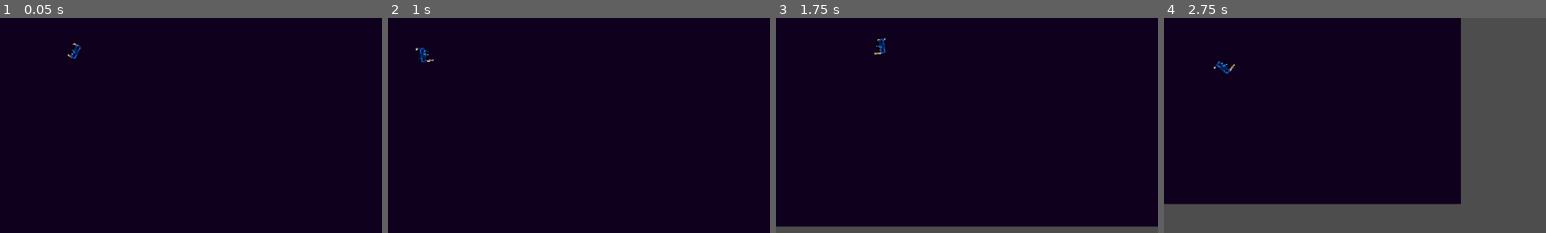
Above: before the commit, frames 1-4 (left to right).
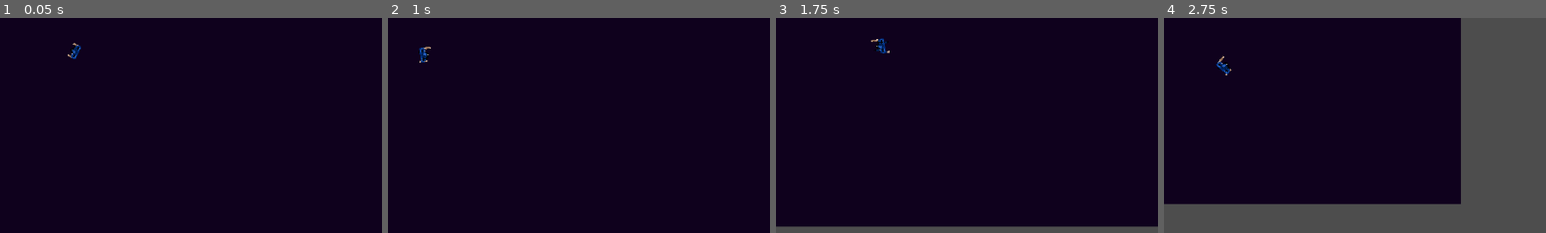
Above: after the commit, the same moments.

Repository: Gabryel-Paes/ProjetoCG
Game: Godot game, scene res://levels/rooms/playground.tscn
Same seed, same stepped clock (60 frames per second), same inputs: the game is played once before the commit and once after it.
Inputs (mouse positions are % of the whole screen's width and height, from its top left):
- Up to frame 1 (0.05 s): no input
- Up to frame 2 (1 s): move the mouse to (72, 45) at 0.52 s; hold D (Right) from 0.53 s (still down)
- Up to frame 3 (1.75 s): move the mouse to (30, 55) at 1.27 s; release D (Right) at 1.28 s; hold S (Down) from 1.28 s (still down)
- Up to frame 4 (2.75 s): move the mouse to (60, 28) at 2.02 s; release S (Down) at 2.03 s; hold D (Right) from 2.03 s (still down)
The pictures show only the part of the screen within x 40-90%, y 42-92%; the shares and areas given below are measured in that part.

Frame 1 is identical in both runs. In frame 2, less than 0.1% of the frame differs, in the area x 7-12%, y 13-21%; in frame 3, less than 0.1%, in the area x 24-30%, y 9-18%; in frame 4, less than 0.1%.

Commit message:
fix2.3 animaçao de movimento
Mudança de animaçao pra ele ficar parado em idle e andando com Walk

Diff:
--- a/actors/player/player.gd
+++ b/actors/player/player.gd
@@ -19,6 +19,10 @@
 @onready var aim: Node2D = $Aim
 @onready var camera: Camera2D = $Camera2D
 
+# ---Animação ---
+@onready var anim: AnimatedSprite2D = $Aim/AnimatedSprite2D
+
+
 var aim_angle: float = 0.0
 
 
@@ -30,6 +34,11 @@
 	var direction := Input.get_vector("Left", "Right", "Up", "Down")
 	velocity = velocity.move_toward(direction * speed, acceleration * delta)
 	move_and_slide()
+	if direction != Vector2.ZERO:
+		anim.play("walking")
+	else:
+		anim.play("idle")
+
 
 
 func _process(delta: float) -> void:
--- a/actors/player/player.tscn
+++ b/actors/player/player.tscn
@@ -4,6 +4,10 @@
 [ext_resource type="Texture2D" uid="uid://d0hfp556ihm2f" path="res://ui/assets/sprites/character_placeholder.png" id="2_jg3c0"]
 
 [sub_resource type="CircleShape2D" id="CircleShape2D_wa5o0"]
+
+[sub_resource type="AtlasTexture" id="AtlasTexture_ilk7j"]
+atlas = ExtResource("2_jg3c0")
+region = Rect2(0, 0, 64, 64)
 
 [sub_resource type="AtlasTexture" id="AtlasTexture_ax26v"]
 atlas = ExtResource("2_jg3c0")
@@ -41,6 +45,14 @@
 animations = [{
 "frames": [{
 "duration": 1.0,
+"texture": SubResource("AtlasTexture_ilk7j")
+}],
+"loop": 1,
+"name": &"idle",
+"speed": 5.0
+}, {
+"frames": [{
+"duration": 1.0,
 "texture": SubResource("AtlasTexture_ax26v")
 }, {
 "duration": 1.0,
@@ -65,7 +77,7 @@
 "texture": SubResource("AtlasTexture_lsln6")
 }],
 "loop": 1,
-"name": &"default",
+"name": &"walking",
 "speed": 5.0
 }]
 
@@ -83,5 +95,5 @@
 [node name="AnimatedSprite2D" type="AnimatedSprite2D" parent="Aim" unique_id=134978540]
 rotation = 1.5707964
 sprite_frames = SubResource("SpriteFrames_t1g16")
-autoplay = "default"
-frame_progress = 0.43655625
+animation = &"idle"
+autoplay = "walking"
